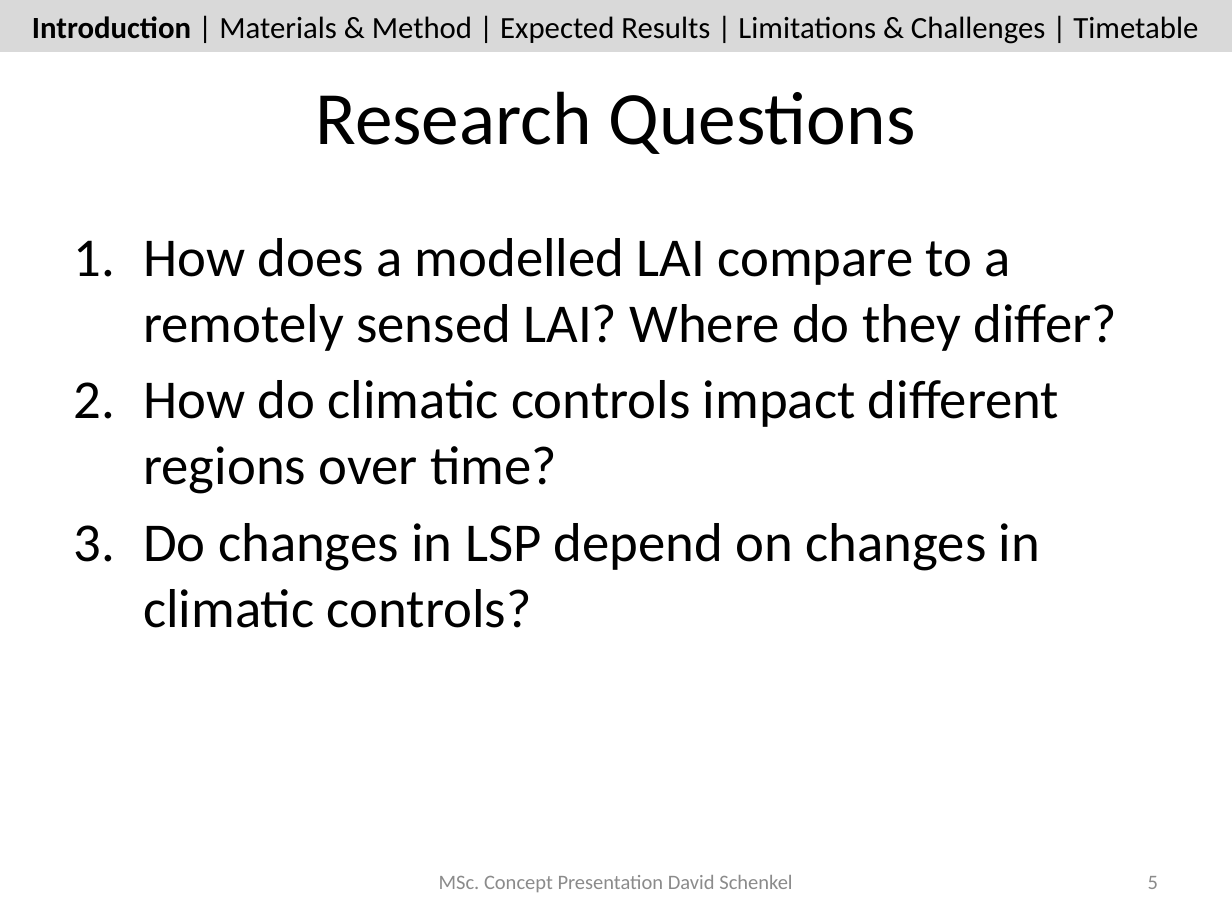
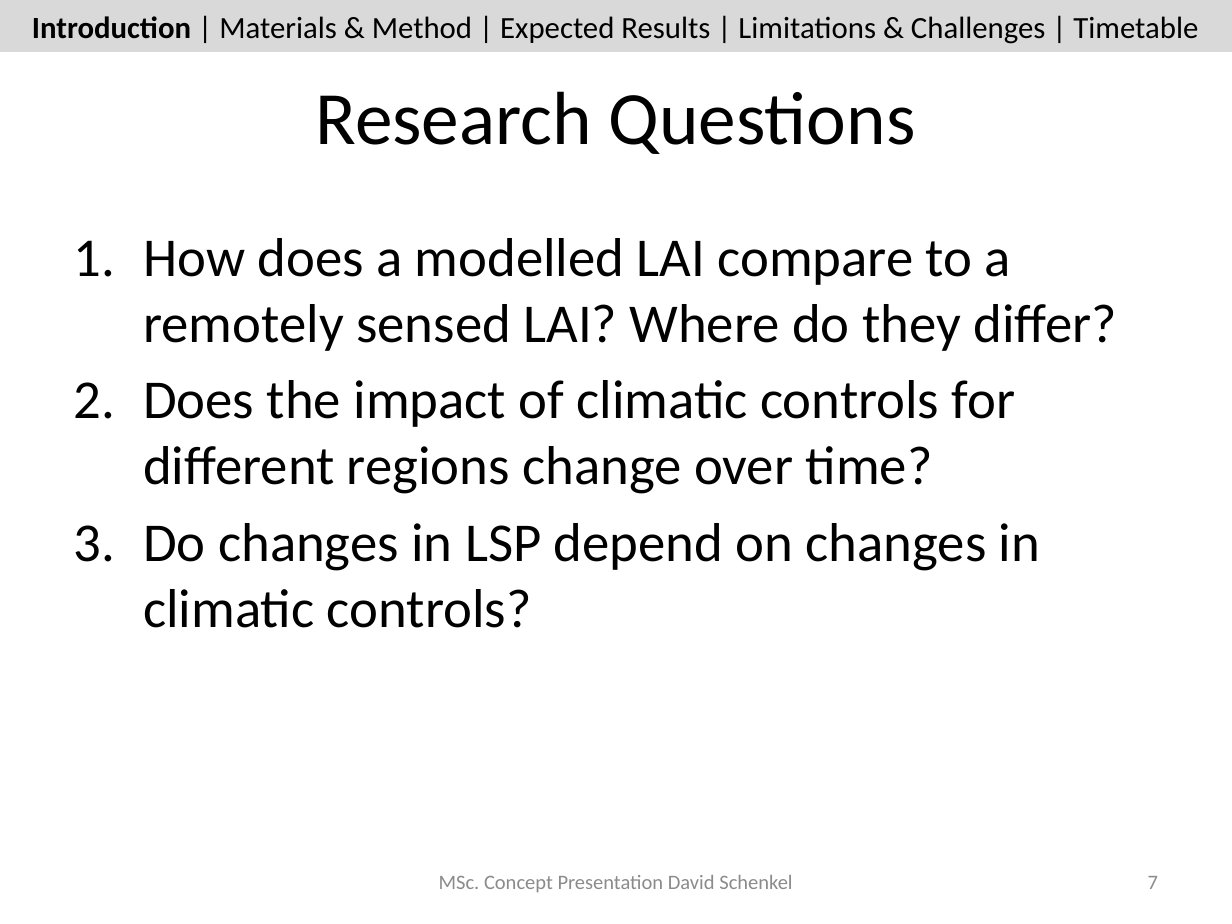
Before and after one commit to dschenkel/geo511, a slide deck: slide 7 of concept_presentation.pptx (slide 5 before the commit). Drawn at 1232x924 pixels with LibreOffice and Linux fonts; fonts in the diff are those of the drawing. Boxes give left, top, right and bottom in pixels: in the first picture for what was removed or moved away, otherwise in the second. Text is boxed around its words. In the diff, an @@ line names an element or a change of style, - is before the commit and + after.

```diff
--- a/concept_presentation.pptx
+++ b/concept_presentation.pptx
@@ text at (x1=143, y1=380, x2=1015, y2=494): text changed @@
-2. How do climatic controls impact different regions over time?
+2. Does the impact of climatic controls for different regions change over time?
@@ page number at (x1=1148, y1=876, x2=1158, y2=889): text changed @@
-5
+7
```
Also in this commit, not shown: 11 other slides changed, 3 slides added, 3 other files.
